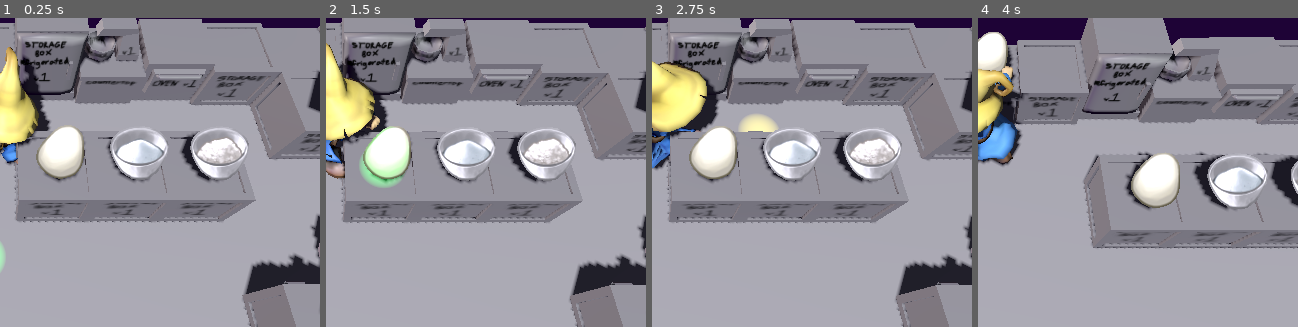
Above: before the commit, frames 1-4 (left to right).
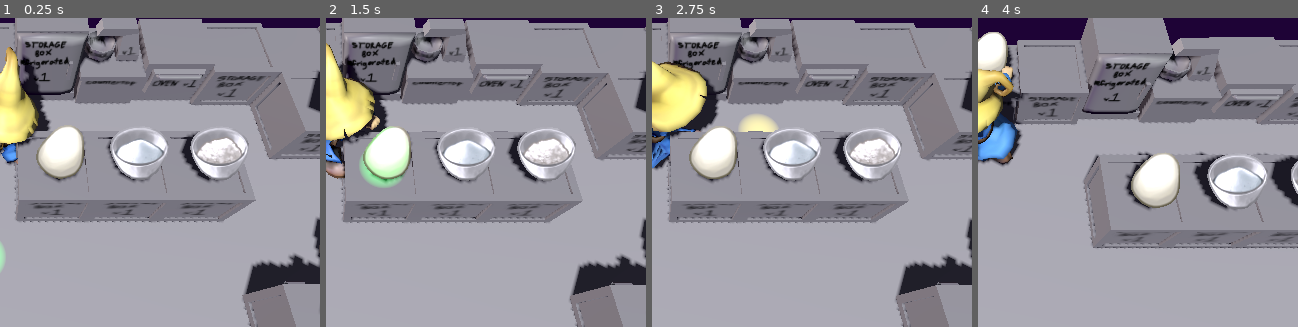
Above: after the commit, the same moments.

Repository: AdmiralPotato/halloween_game_2026
Game: Godot game, scene res://map/TilemapTest.tscn
Two runs of this game, one before a commit and one after it. Both use one fixed random seed, a clock stepped at 60 frames per second and the inputs below.
Inputs (mouse positions are % of the whole screen's width and height, from its top left):
- Up to frame 1 (0.25 s): no input
- Up to frame 2 (1.5 s): tap Space at 0.5, 1.25 s; move the mouse to (72, 43) at 0.52 s; hold Right (move_right) 0.53-1.28 s; tap O (interact) at 0.6 s; move the mouse to (30, 53) at 1.27 s; hold Down (move_down) from 1.28 s (still down); tap P (pickup) at 1.35 s
- Up to frame 3 (2.75 s): tap Space at 2 s; move the mouse to (60, 25) at 2.02 s; release Down (move_down) at 2.03 s; hold Right (move_right) from 2.03 s (still down); tap C (toggle_rearrange) at 2.1 s
- Up to frame 4 (4 s): tap Space at 2.75, 3.5 s; move the mouse to (45, 69) at 2.77 s; release Right (move_right) at 2.78 s; hold Up (move_up) 2.78-3.53 s; tap O (interact) at 2.85 s; move the mouse to (80, 64) at 3.52 s; hold Left (move_left) from 3.53 s (still down); tap P (pickup) at 3.6 s
The pictures show only the part of the screen within x 50-100%, y 32-82%; the shares and areas given below are measured in that part.

The runs differ from the first frame. In frame 1, less than 0.1% of the frame differs, in the area x 96-100%, y 63-78%; in frame 2, less than 0.1%; in frame 3, less than 0.1%; in frame 4, nothing differs.

Commit message:
Better trash can model, items scale down into the trash void

Diff:
--- a/map/furni_trash.gd
+++ b/map/furni_trash.gd
@@ -8,5 +8,5 @@
 
 func animate_remove(it: ItemNode):
 	var tween := it.create_tween()
-	tween.tween_property(it, "transform", Transform3D(Basis(), -Vector3.UP), 0.2)
+	tween.tween_property(it, "transform", Transform3D(Basis().scaled(Vector3.ONE * 0.1), -Vector3.UP), 0.2)
 	tween.tween_callback(it.queue_free)
Binary file changed: assets/furni_trash_0.glb
Not shown, changed: assets/sources/assets_v00.blend
